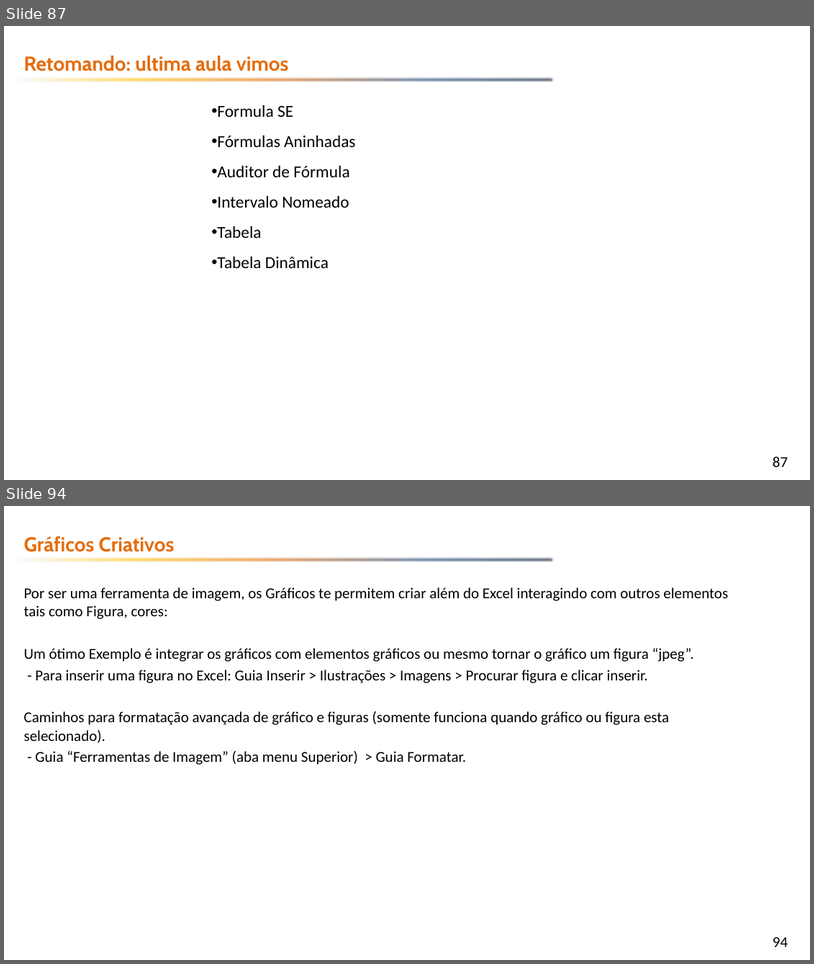
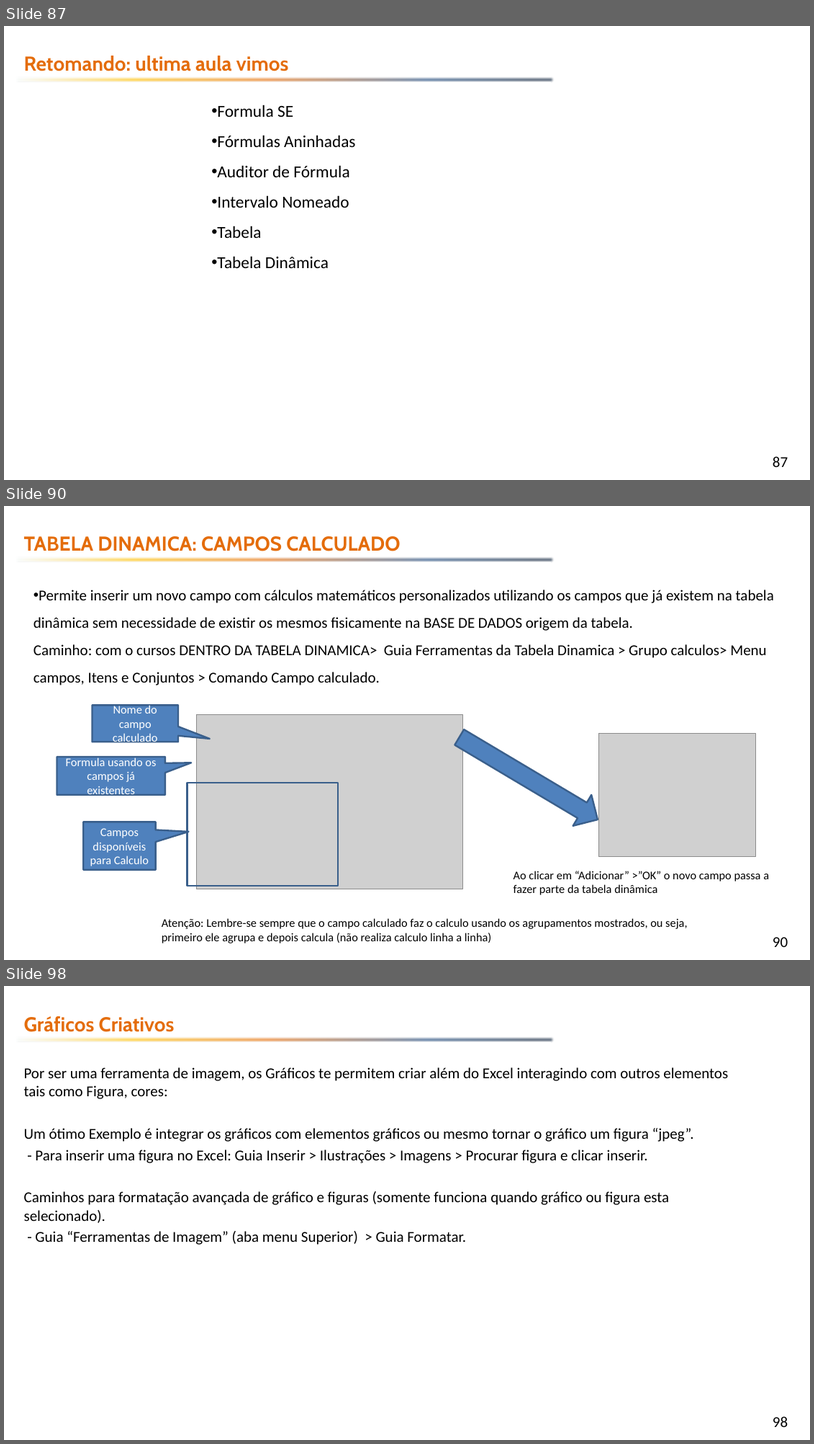
Before and after one commit to emerson-fenrir/Excel_Basico, a slide deck: Professor/Aula3.pptx. Shown one above the other, each under a label of ours: slides 87 and 94 before the commit, slides 87, 90 and 98 after it; the slides between them are not shown. The pictures are 814x964 and 814x1444 pixels, drawn with LibreOffice and Linux fonts; fonts in the diff are those of the drawing; grey boxes stand for pictures; background and template pictures are left out. Boxes give left, top, right and bottom in pixels: in the first picture for what was removed or moved away, otherwise in the second. Text is boxed around its words. In the diff, an @@ line names an element or a change of style, - is before the commit and + after.

```diff
--- a/Professor/Aula3.pptx
+++ b/Professor/Aula3.pptx
@@ slide 90 added at [4, 506, 810, 960], background picture (left out); not listed: 2 template elements that a slide beside it also shows @@
@@ text added at [24, 536, 400, 551], 24 pt, text #E46C0A, bold @@
+TABELA DINAMICA: CAMPOS CALCULADO
@@ subtitle added at [34, 590, 774, 685], 18 pt, text #000000 @@
+• Permite inserir um novo campo com cálculos matemáticos personalizados utilizando os campos que já existem na tabela dinâmica sem necessidade de existir os mesmos fisicamente na BASE DE DADOS origem da tabela.
+Caminho: com o cursos DENTRO DA TABELA DINAMICA> Guia Ferramentas da Tabela Dinamica > Grupo calculos> Menu campos, Itens e Conjuntos > Comando Campo calculado.
@@ speech box added at [93, 705, 178, 742], fill #4F81BD, outline #3A5F8C 2 pt, 14 pt, text #FFFFFF @@
+Nome do campo calculado
@@ picture added at [197, 714, 464, 888] @@
@@ right arrow added at [450, 721, 607, 835], fill #4F81BD, outline #3A5F8C 2 pt @@
@@ picture added at [599, 733, 756, 856] @@
@@ speech box added at [57, 757, 165, 795], fill #4F81BD, outline #3A5F8C 2 pt, 14 pt, text #FFFFFF @@
+Formula usando os campos já existentes
@@ rectangle added at [188, 782, 339, 885], outline #3A5F8C 2 pt @@
@@ speech box added at [83, 822, 156, 870], fill #4F81BD, outline #3A5F8C 2 pt, 14 pt, text #FFFFFF @@
+Campos disponíveis para Calculo
@@ text added at [514, 870, 769, 895], 14 pt, text #000000 @@
+Ao clicar em “Adicionar” >”OK” o novo campo passa a fazer parte da tabela dinâmica
@@ text added at [162, 918, 687, 943], 14 pt, text #000000 @@
+Atenção: Lembre-se sempre que o campo calculado faz o calculo usando os agrupamentos mostrados, ou seja, primeiro ele agrupa e depois calcula (não realiza calculo linha a linha)
@@ what was slide 94 is now slide 98 @@
@@ page number at [773, 1416, 788, 1427]: text changed @@
-94
+98
```
Also in this commit, not shown: 4 slides changed, 3 other slides added, 9 other files.
